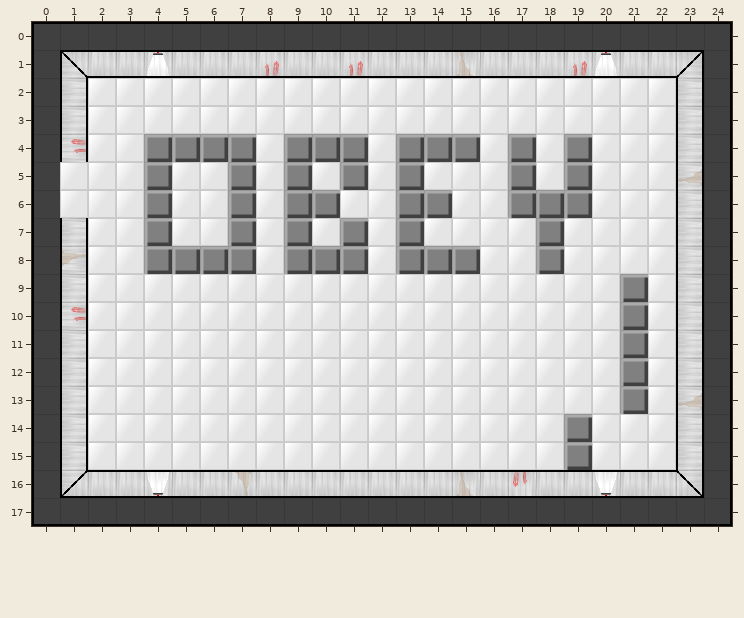
Tiled map, stored at src/level/Darren_Room6.tmx. The picture above was drawn from the file before the commit.
Cells are 32x32 px. Shown: x 0..24, y 0..17.
The same view after the edit:
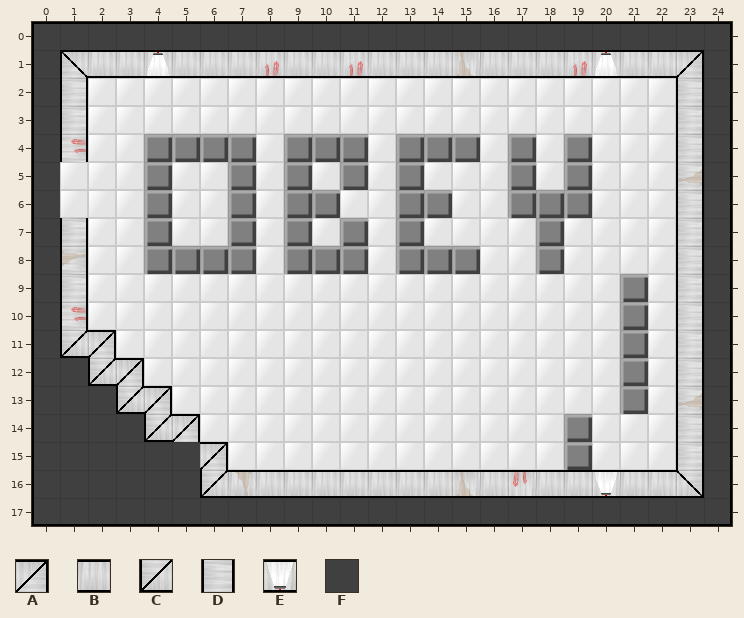
Key: from "room_tileset": A 1, B 2, C 6, D 8, E 26, F 37.
_ is an empty cell.
Changes in this commit:
Layer "Tile Layer 1":
Tile A is added in row 11 at x 2; in row 12 at x 3; in row 13 at x 4; in row 14 at x 5; in row 15 at x 6.
Tile C replaces tile B in row 16 at x 6.
Tile C replaces tile D in row 11 at x 1.
Tile C is added in row 12 at x 2; in row 13 at x 3; in row 14 at x 4.
Tile F replaces tile B in row 16 at x 2 to 3 and 5.
Tile F replaces tile C in row 16 at x 1.
Tile F replaces tile D in rows 12 to 15 at x 1.
Tile F replaces tile E in row 16 at x 4.
Tile F is added in row 13 at x 2; in row 14 at x 2 to 3; in row 15 at x 2 to 5.
Pixel boxes of the changes (left, top, right, bottom) in both pictures:
changed: (60, 330, 228, 498)
